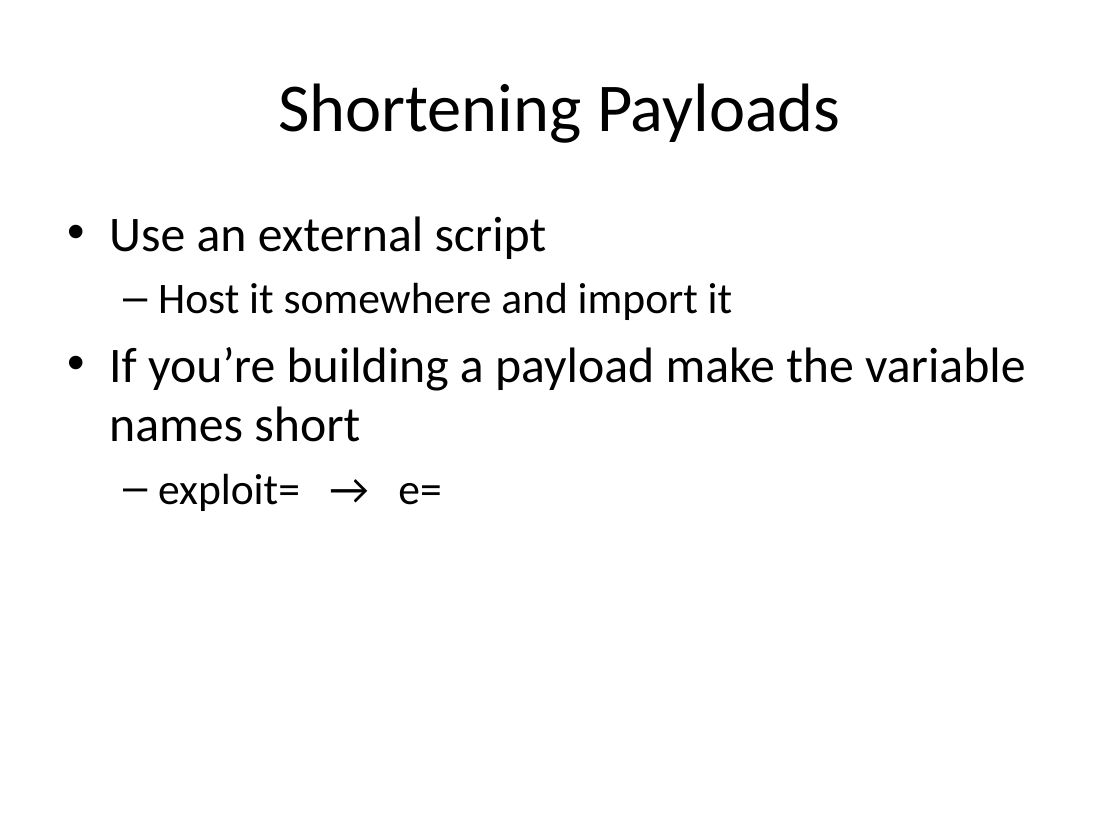
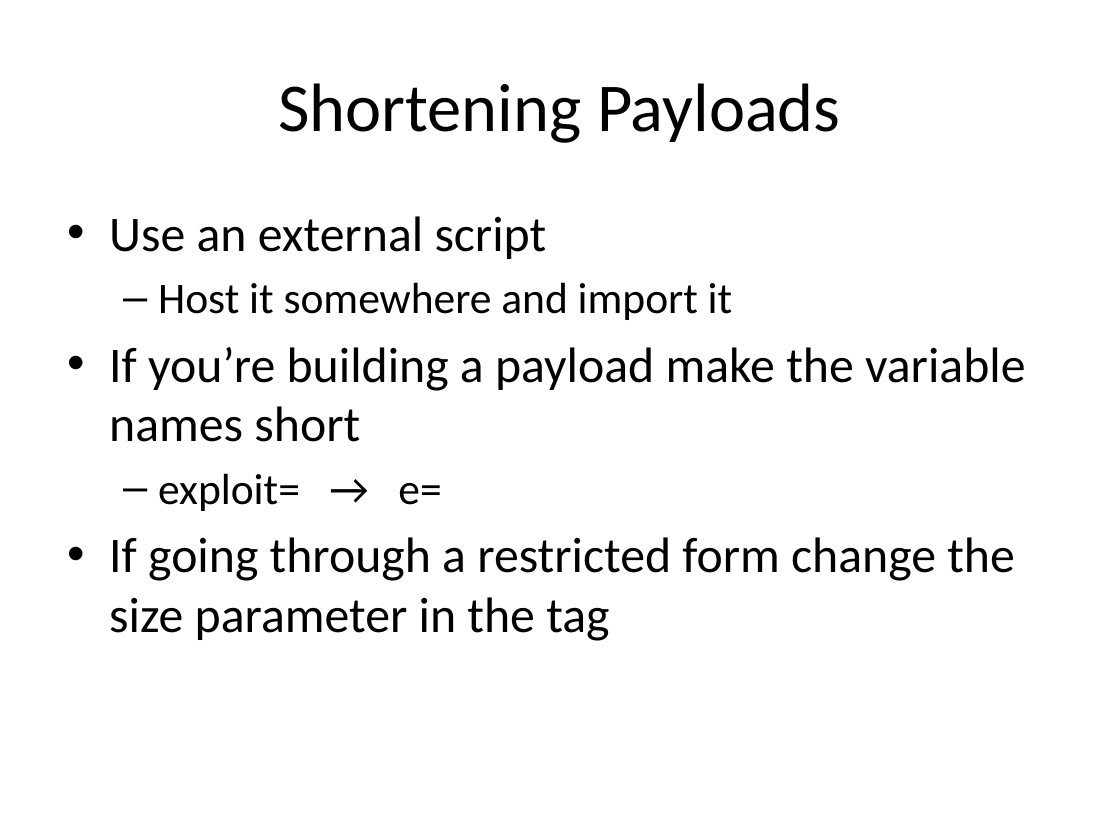
Before and after one commit to JD-Gonz/info415_sp15, a slide deck: slide 9 of week 2/week 2 - intermediate xss.pptx. Drawn at 1120x840 pixels with LibreOffice and Linux fonts; fonts in the diff are those of the drawing. Boxes give left, top, right and bottom in pixels: in the first picture for what was removed or moved away, otherwise in the second. Text is boxed around its words. In the diff, an @@ line names an element or a change of style, - is before the commit and + after.

```diff
--- a/week 2/week 2 - intermediate xss.pptx
+++ b/week 2/week 2 - intermediate xss.pptx
@@ text at box(109, 537, 1015, 641): paragraph added @@
+• If going through a restricted form change the size parameter in the tag
```
Also in this commit, not shown: 1 other slide changed, 6 other files.
